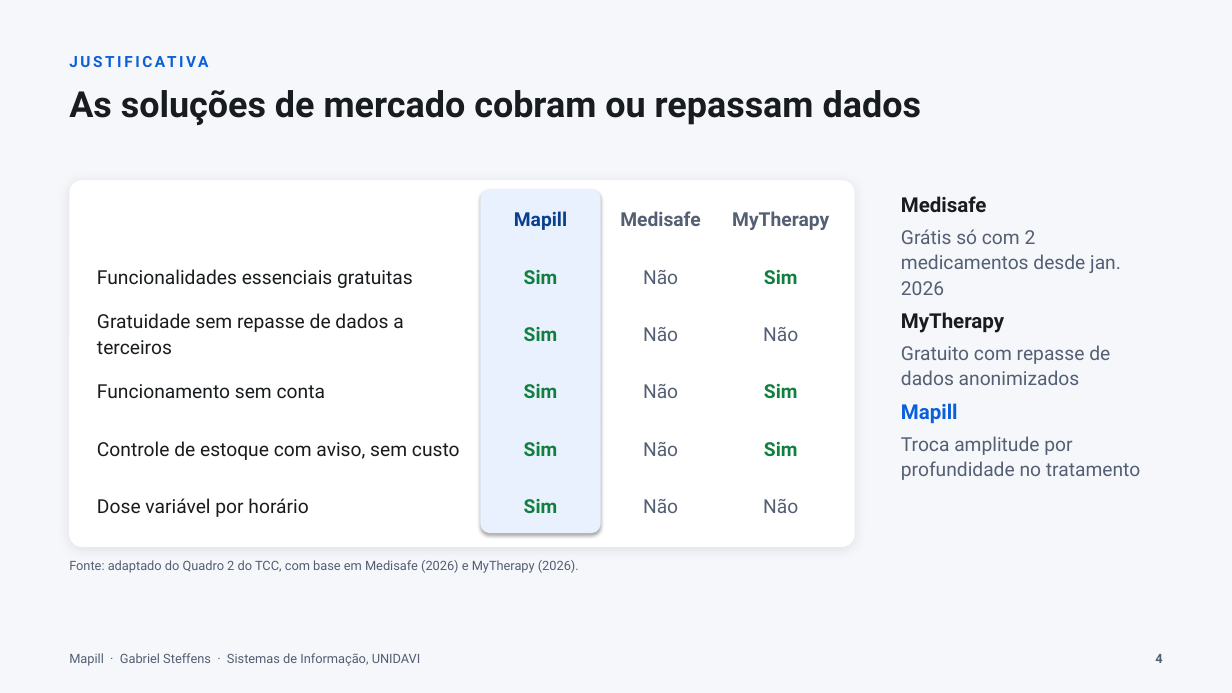
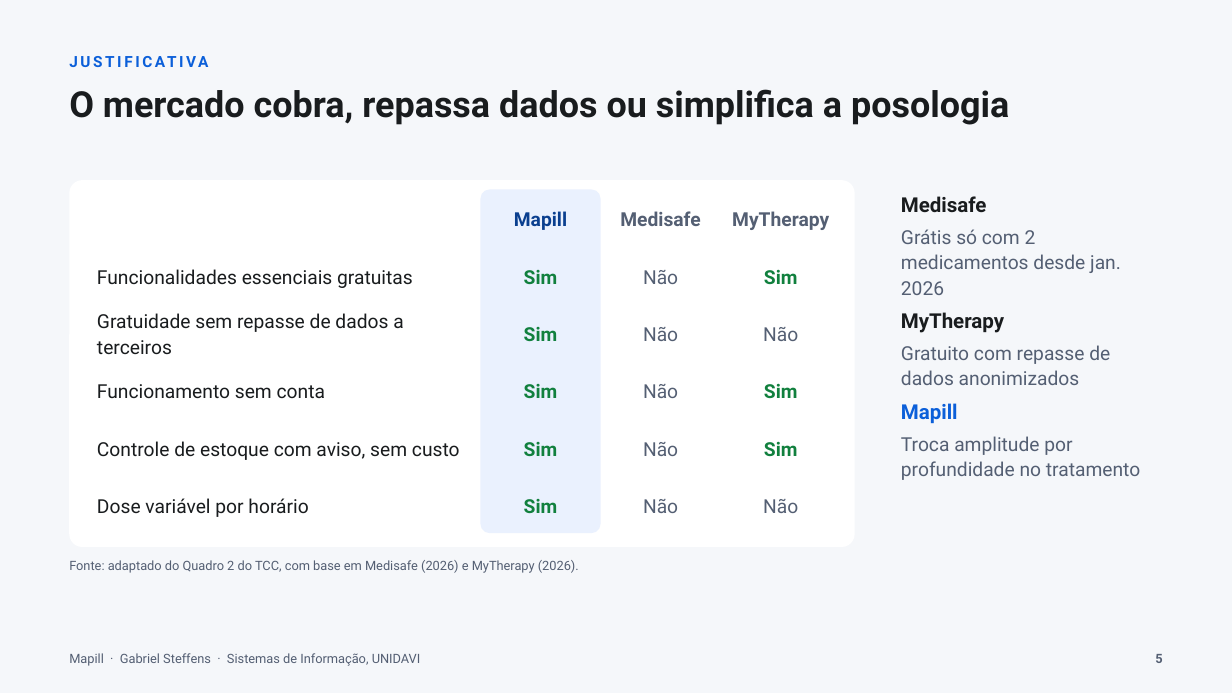
Before and after one commit to gabste8831/Mapill-Health-App, a slide deck: slide 5 of docs/tcc/apresentacao-mapill.pptx (slide 4 before the commit). Drawn at 1232x693 pixels with LibreOffice and Linux fonts; fonts in the diff are those of the drawing. Boxes give left, top, right and bottom in pixels: in the first picture for what was removed or moved away, otherwise in the second. Text is boxed around its words. In the diff, an @@ line names an element or a change of style, - is before the commit and + after.

Commit message:
docs(tcc): justificativa em dois slides (nao adesao e mercado), sem sombras

```diff
--- a/docs/tcc/apresentacao-mapill.pptx
+++ b/docs/tcc/apresentacao-mapill.pptx
@@ text at (69,89,1009,125): text changed @@
-As soluções de mercado cobram ou repassam dados
+O mercado cobra, repassa dados ou simplifica a posologia
@@ rounded rectangle at (69,180,855,547): shadow off @@
@@ rounded rectangle at (481,189,601,533): shadow off @@
@@ text at (1155,654,1162,663): text changed @@
-4
+5
```
Also in this commit, not shown: 15 other slides changed, 1 slide added, 2 other files.
